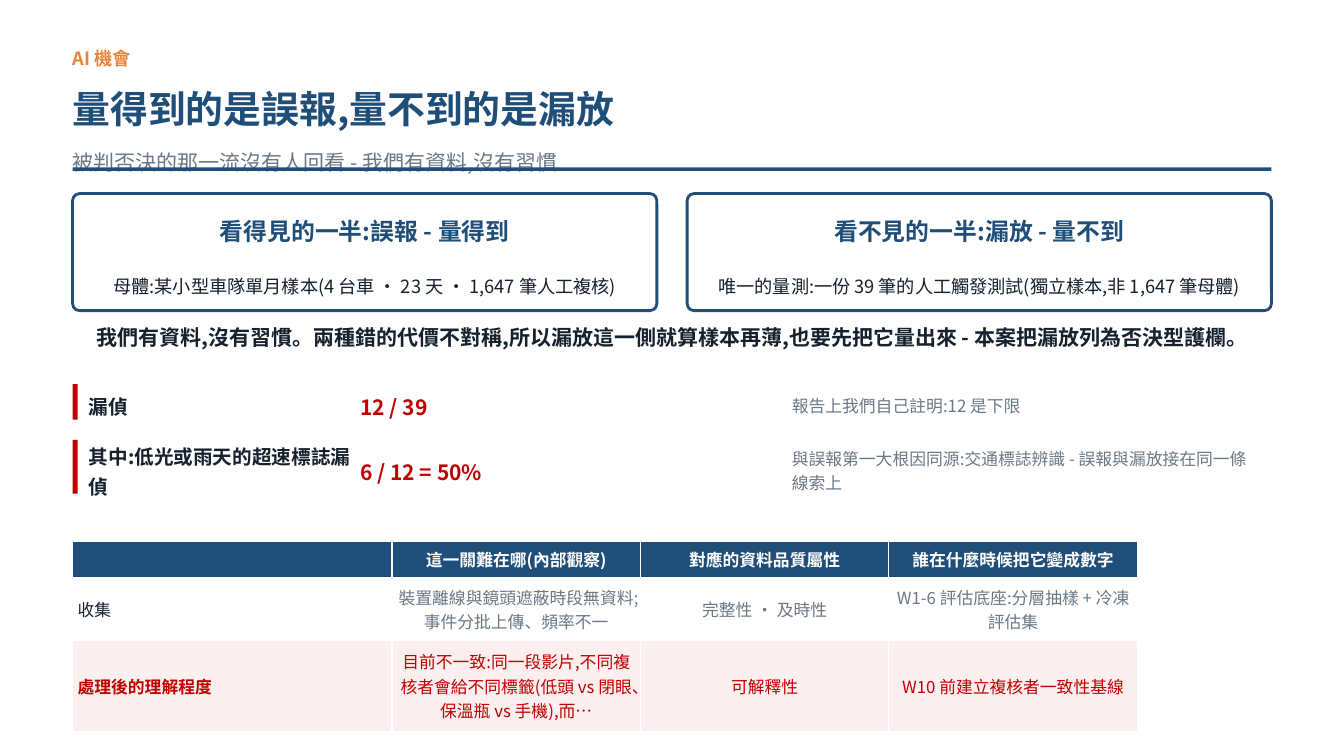
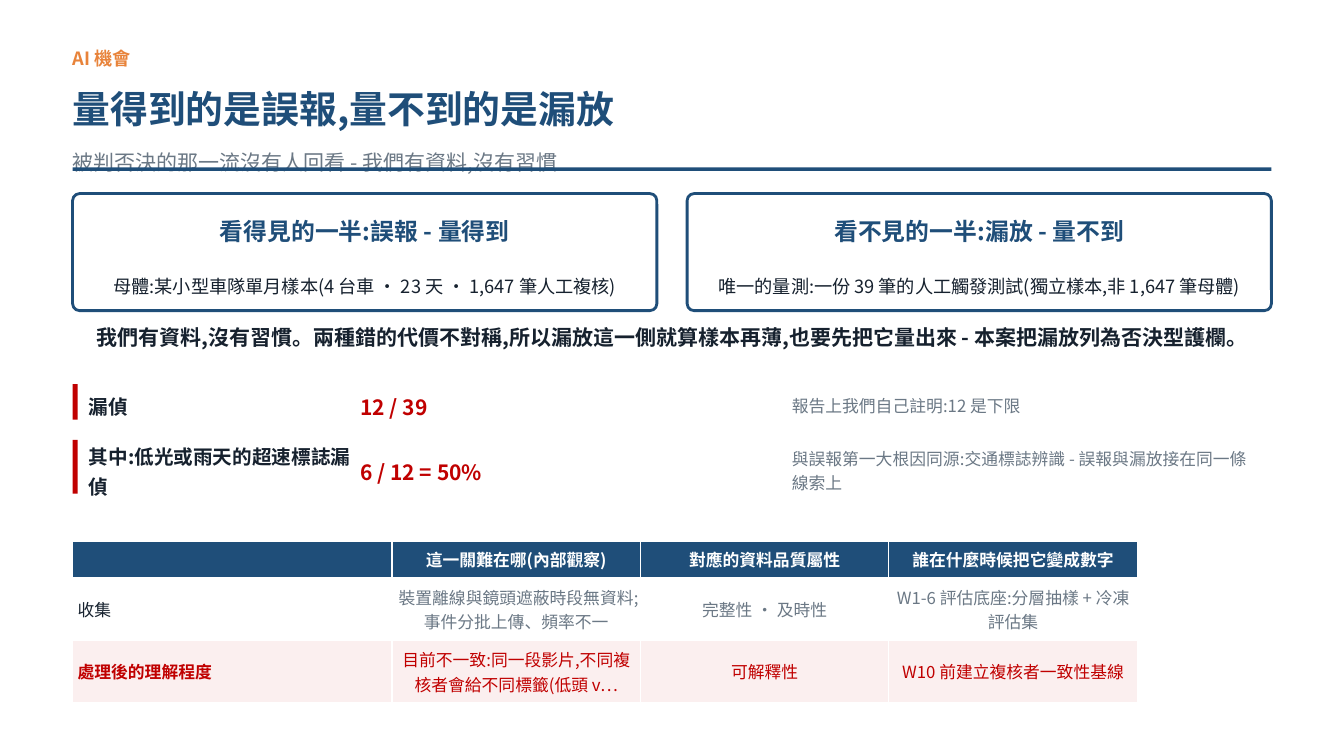
Before and after one commit to pokai-huang0828/UTS_workspace, a slide deck: slide 5 of Artificial Intelligence for Enterprises/Assessment3/_fixed.pptx. Drawn at 1344x756 pixels with LibreOffice and Linux fonts; fonts in the diff are those of the drawing. Boxes give left, top, right and bottom in pixels: in the first picture for what was removed or moved away, otherwise in the second. Text is boxed around its words. In the diff, an @@ line names an element or a change of style, - is before the commit and + after.

```diff
--- a/Artificial Intelligence for Enterprises/Assessment3/_fixed.pptx
+++ b/Artificial Intelligence for Enterprises/Assessment3/_fixed.pptx
@@ table at box(73, 541, 1136, 703) @@
-row 3, column 2: 目前不一致:同一段影片,不同複核者會給不同標籤(低頭 vs 閉眼、保溫瓶 vs 手機),而…
+row 3, column 2: 目前不一致:同一段影片,不同複核者會給不同標籤(低頭 v…
```
Also in this commit, not shown: 4 other slides changed, 4 other files.
